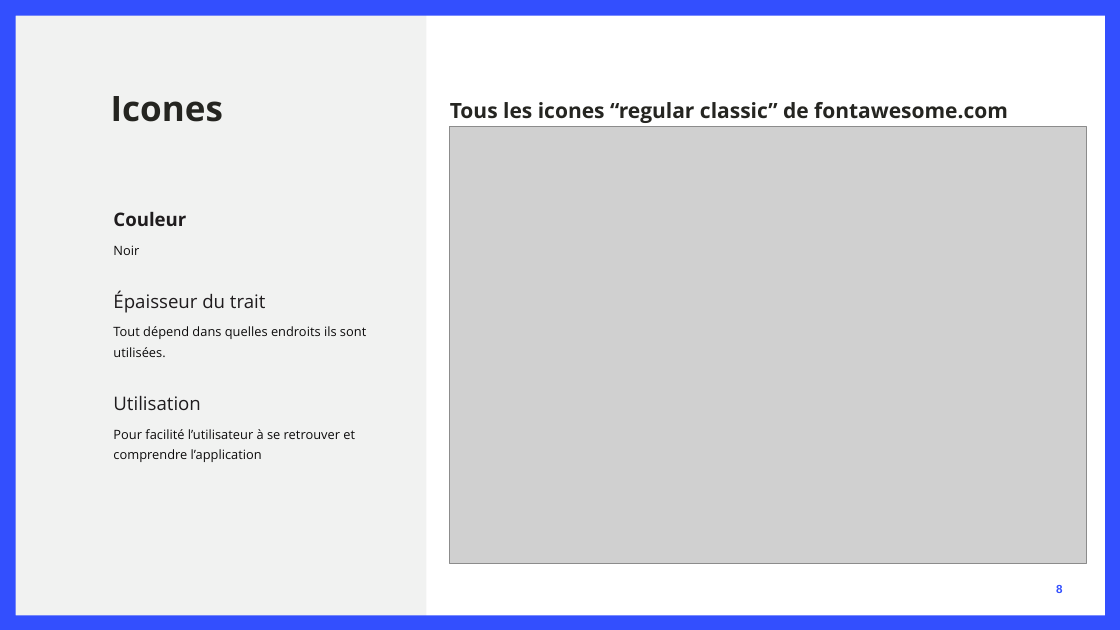
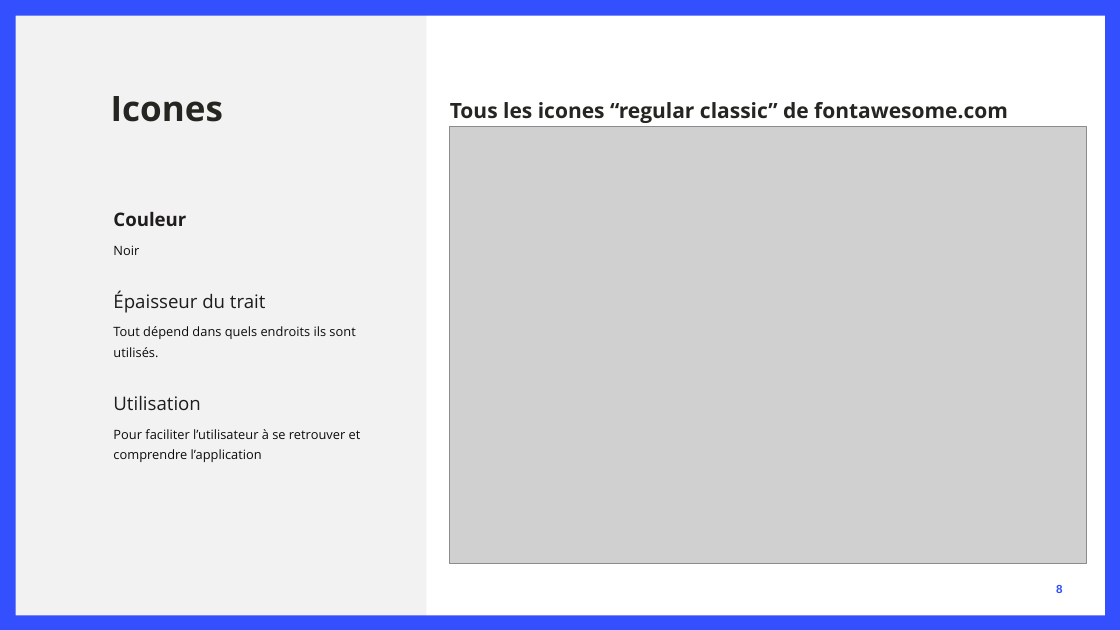
Before and after one commit to CPNV-TPI/webchat, a slide deck: slide 8 of docs/Charte_graphique.pptx. Drawn at 1120x630 pixels with LibreOffice and Linux fonts; fonts in the diff are those of the drawing; grey boxes stand for pictures. Boxes give left, top, right and bottom in pixels: in the first picture for what was removed or moved away, otherwise in the second. Text is boxed around its words. In the diff, an @@ line names an element or a change of style, - is before the commit and + after.

```diff
--- a/docs/Charte_graphique.pptx
+++ b/docs/Charte_graphique.pptx
@@ text at box(113, 326, 355, 357): text changed @@
-  Tout dépend dans quelles endroits ils sont utilisées.
+  Tout dépend dans quels endroits ils sont utilisés.
@@ text at box(113, 429, 361, 462): text changed @@
-  Pour facilité l’utilisateur à se retrouver et comprendre l’application
+  Pour faciliter l’utilisateur à se retrouver et comprendre l’application
```
Also in this commit, not shown: 2 other slides changed, 3 other files.
